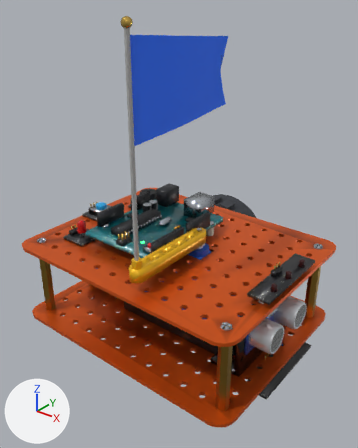
The glTF model public/robot3d/robot-kit-low.glb as it was, and as the next commit left it.
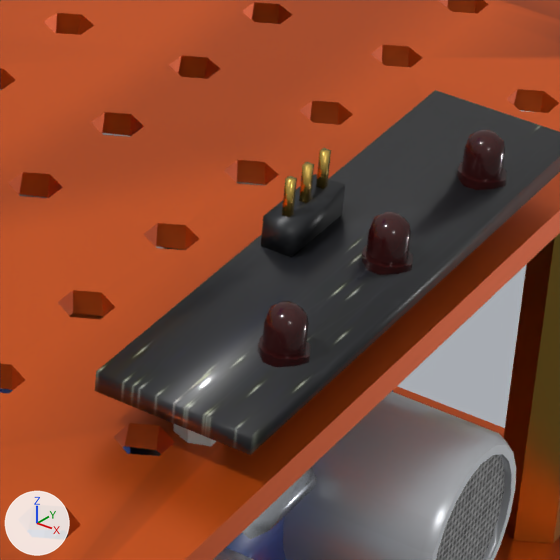
Old and new are each drawn whole from a 50 mm camera at (0.1621, -0.202, 0.2036) aimed at (-0.0003, 0.001, 0.0777) and again close up on the part from 65% to 87% of the width and 54% to 71% of the height. Every picture has the same lights, and +X, +Y and +Z are marked at lower left. The older version's two pictures come first. Where no turn or scale is listed for an object, it has been applied to the vertices. Vertices at exactly the same position are counted once.

In view in the first close-up: 'chassis_battery', 'chassis_plate_lower', 'chassis_plate_upper', 'chassis_standoffs', 'line_led_0', 'line_led_1', 'line_led_2', 'line_leds_static', 'ultrasonic_static' and 1 more.
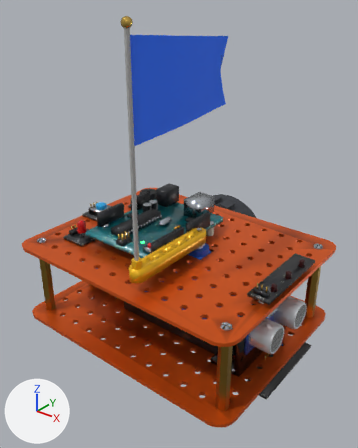
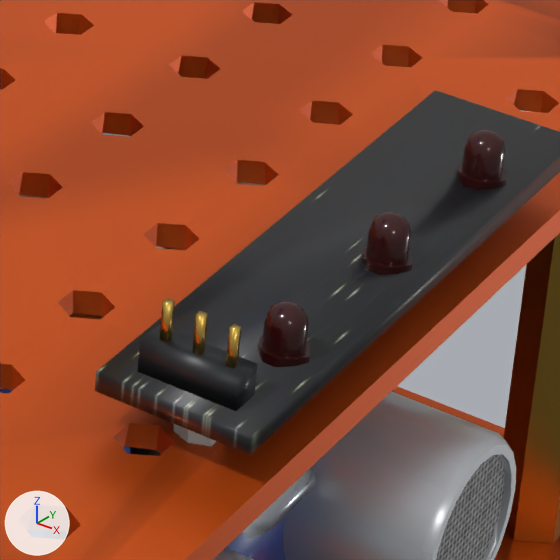
Changed parts and their boxes (x1, y1, x2, y2) in the close-ups (560 x 560 px; the box of a moved part takes in the faces that stretch with it):
part 1 of me_line_leds_static, moved or reshaped: before (261, 174, 345, 258); after (137, 325, 258, 411)
part 2 of me_line_leds_static, moved or reshaped: before (282, 176, 297, 218); after (160, 298, 175, 342)
part 3 of me_line_leds_static, moved or reshaped: before (299, 162, 314, 203); after (192, 311, 208, 355)
part 4 of me_line_leds_static, moved or reshaped: before (316, 148, 331, 189); after (226, 324, 241, 369)

The edits, one by one:
me_line_leds_static has 64 vertices, 100 faces and spans x -0.006..0.006, y -0.025..0.025, z -0.0039..0.0063.
me_line_leds_static is used by ob_line_leds_static; location (0.0685, 0.0, 0.0688).
me_line_leds_static part 1: the loose piece of 8 vertices spanning x -0.0052..-0.0028, y -0.0038..0.0038, z 0.0008..0.0033 is scaled about its middle by (3.04, 0.329, 1), then moved by (0.004, -0.022, 0.0).
me_line_leds_static part 2: the loose piece of 8 vertices spanning x -0.0043..-0.0037, y -0.0028..-0.0022, z 0.0023..0.0063 is moved by (0.0015, -0.0195, 0.0).
me_line_leds_static part 3: the loose piece of 8 vertices spanning x -0.0043..-0.0037, y -0.0003..0.0003, z 0.0023..0.0063 is moved by (0.004, -0.022, 0.0).
me_line_leds_static part 4: the loose piece of 8 vertices spanning x -0.0043..-0.0037, y 0.0022..0.0028, z 0.0023..0.0063 is moved by (0.0065, -0.0245, 0.0).
